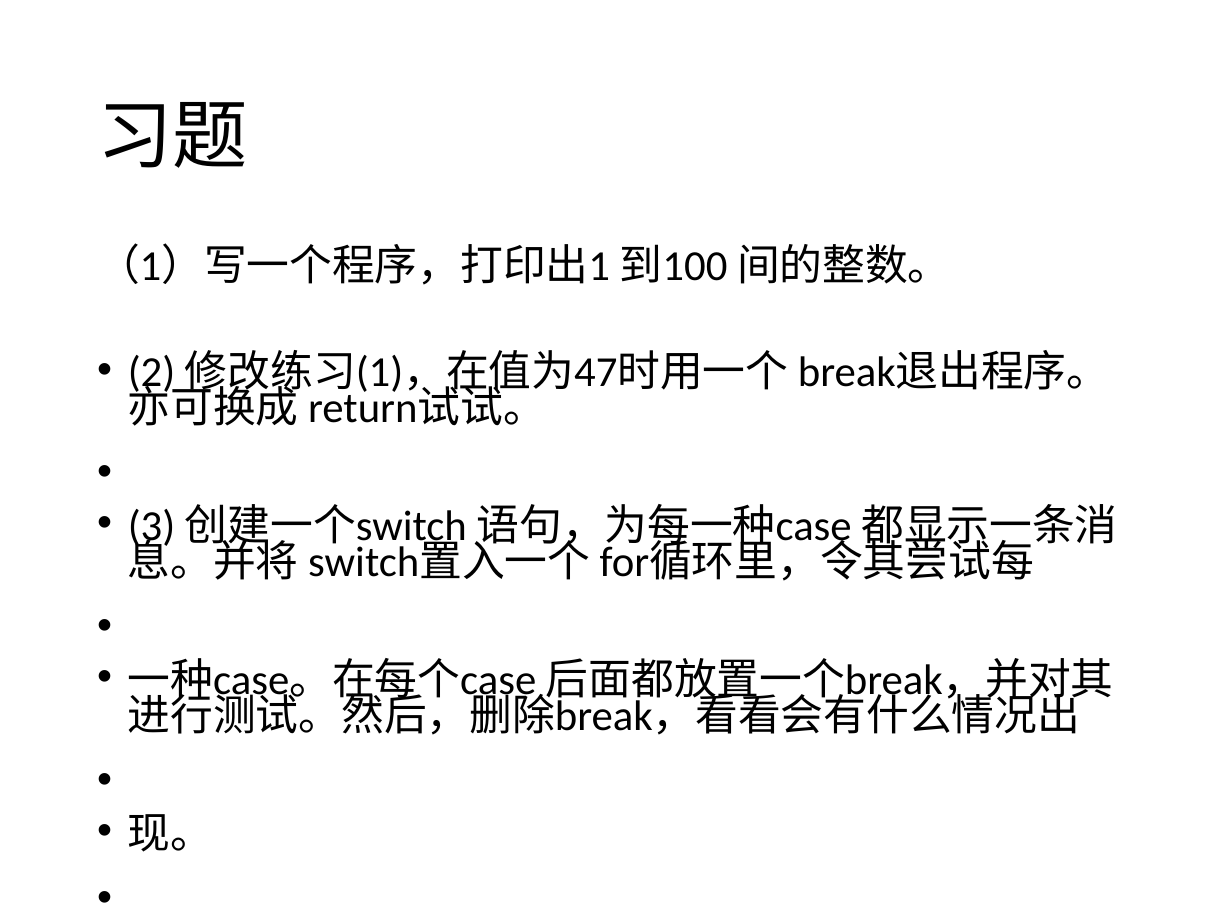
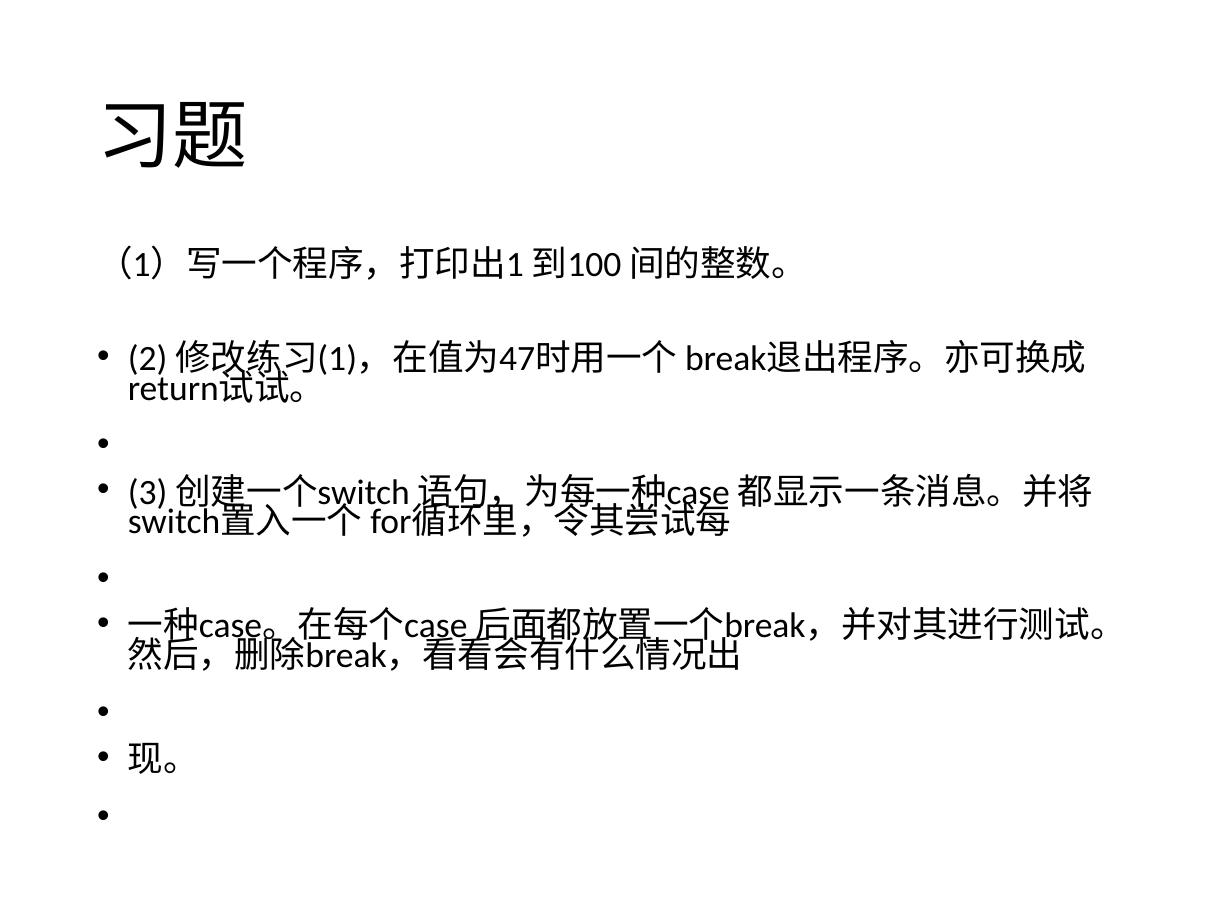
Before and after one commit to zhinan18/test, a slide deck: slide 7 of flash1.pptx. Drawn at 1232x924 pixels with LibreOffice and Linux fonts; fonts in the diff are those of the drawing. Boxes give left, top, right and bottom in pixels: in the first picture for what was removed or moved away, otherwise in the second. Text is boxed around its words. In the diff, an @@ line names an element or a change of style, - is before the commit and + after.

```diff
--- a/flash1.pptx
+++ b/flash1.pptx
@@ text "（1）写一个程序，打印出1 到100 间的整数。" at [97,245,1126,774]: size 25 to 20.8 pt @@
```
Also in this commit, not shown: 2 other slides changed, 4 slides added, 2 other files.
